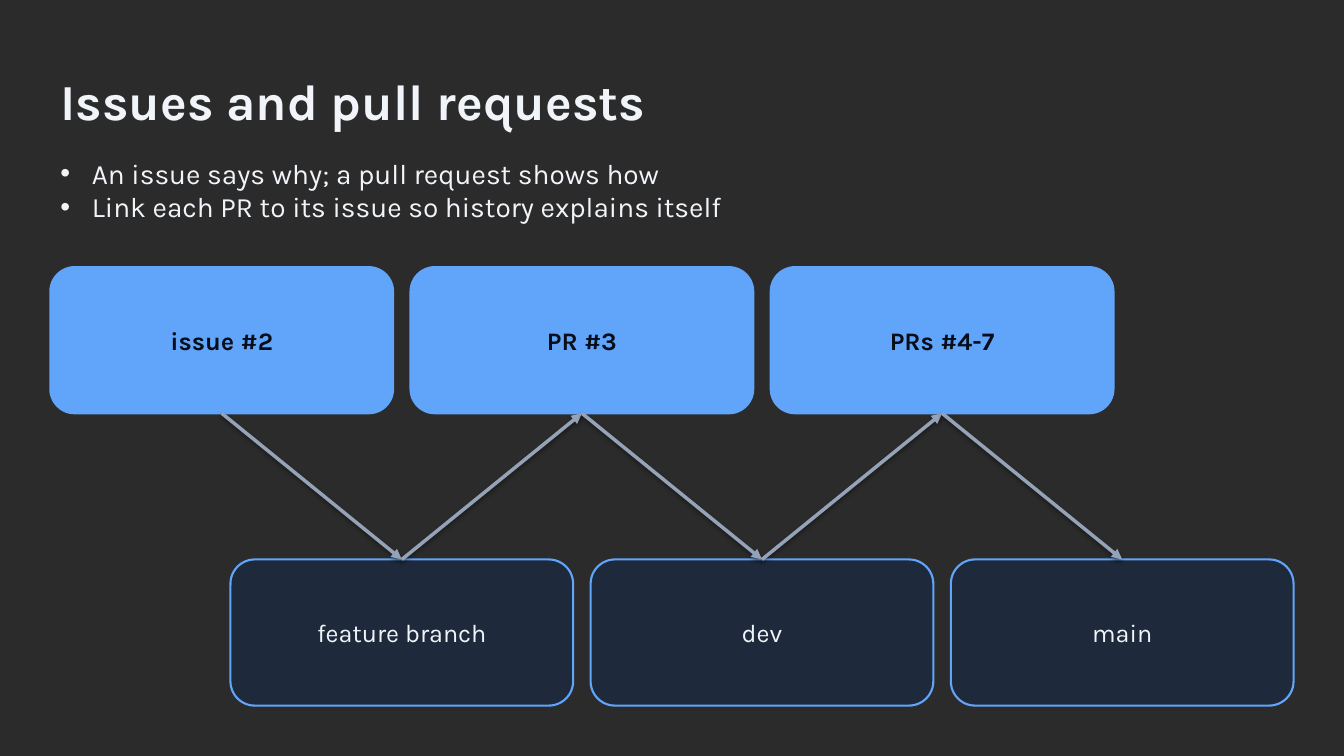
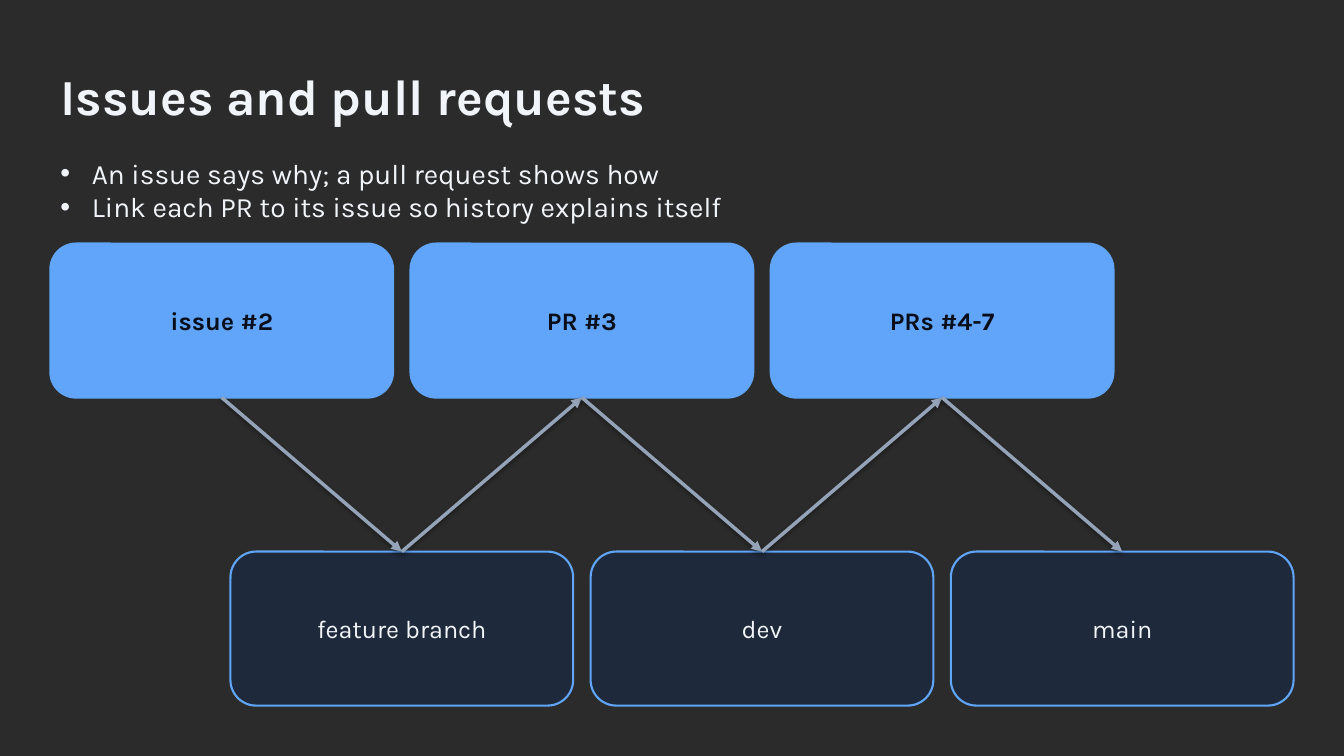
Before and after one commit to ronyronen/speckit-claude-presentation, a slide deck: slide 20 of presentation/speckit-workshop.pptx. Drawn at 1344x756 pixels with LibreOffice and Linux fonts; fonts in the diff are those of the drawing; background and template pictures are left out; a plain dark background stands for a picture behind light text. Boxes give left, top, right and bottom in pixels: in the first picture for what was removed or moved away, otherwise in the second. Text is boxed around its words. In the diff, an @@ line names an element or a change of style, - is before the commit and + after.

```diff
--- a/presentation/speckit-workshop.pptx
+++ b/presentation/speckit-workshop.pptx
@@ text "Issues and pull requests" moved from (x1=60, y1=85, x2=646, y2=133) to (x1=60, y1=80, x2=646, y2=128) @@
@@ rounded rectangle "issue #2" resized from (x1=50, y1=267, x2=393, y2=413) to (x1=50, y1=244, x2=393, y2=398) @@
@@ rounded rectangle "PR #3" resized from (x1=410, y1=267, x2=753, y2=413) to (x1=410, y1=244, x2=753, y2=398) @@
@@ rounded rectangle "PRs #4-7" resized from (x1=771, y1=267, x2=1114, y2=413) to (x1=771, y1=244, x2=1114, y2=398) @@
@@ arrow moved from (222, 413) - (402, 560) to (222, 397) - (402, 552) @@
@@ arrow moved from (402, 560) - (582, 413) to (402, 552) - (582, 397) @@
@@ arrow moved from (582, 413) - (762, 560) to (582, 397) - (762, 552) @@
@@ arrow moved from (762, 560) - (943, 413) to (762, 552) - (943, 397) @@
@@ arrow moved from (943, 413) - (1122, 560) to (943, 397) - (1122, 552) @@
@@ rounded rectangle "feature branch" resized from (x1=231, y1=560, x2=574, y2=706) to (x1=231, y1=552, x2=574, y2=706) @@
@@ rounded rectangle "dev" resized from (x1=591, y1=560, x2=934, y2=706) to (x1=591, y1=552, x2=934, y2=706) @@
@@ rounded rectangle "main" resized from (x1=951, y1=560, x2=1294, y2=706) to (x1=951, y1=552, x2=1294, y2=706) @@
```
Also in this commit, not shown: 29 other slides changed, 3 other files.
